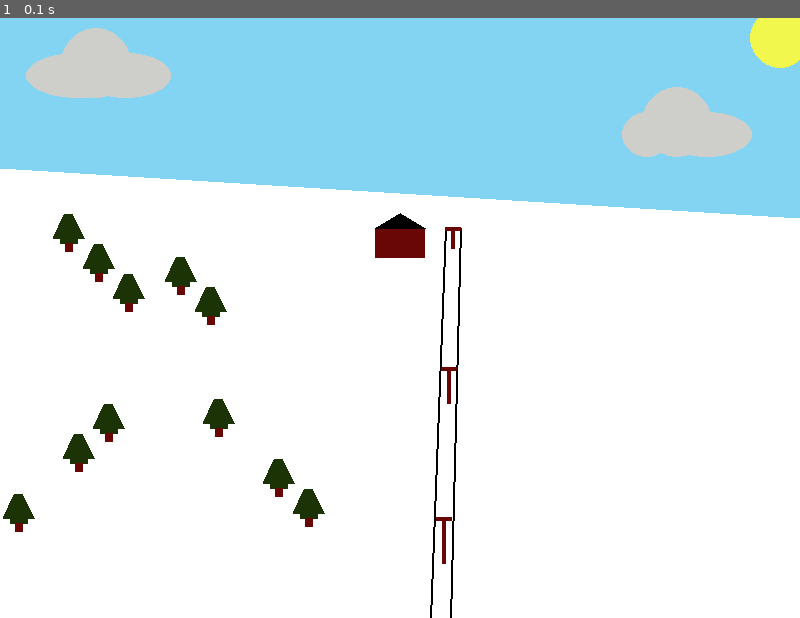
Above: before the commit, frame 1.
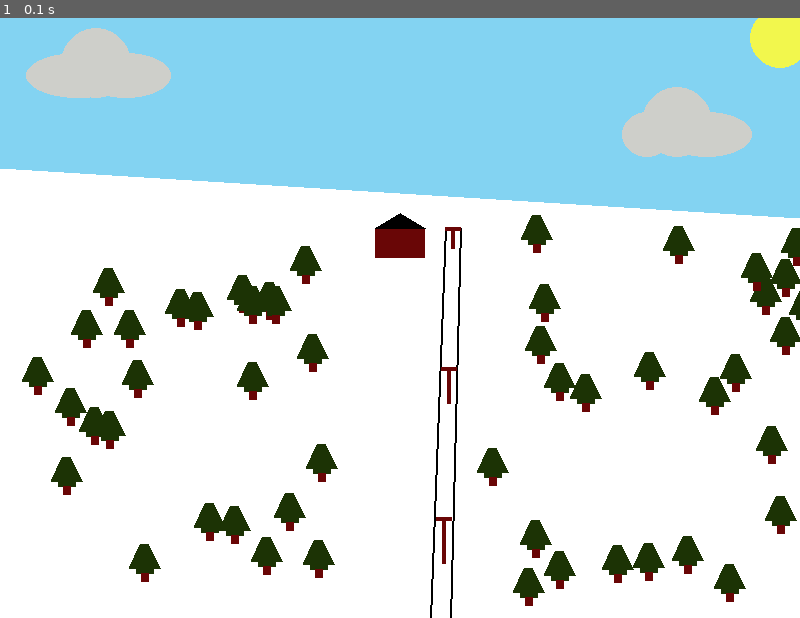
Above: after the commit, the same moment.

Repository: MCBoarder289/PythonArcadeGames
Game: pygame game, started from Labs/Chapter 5 - Lab.py
Two runs of this game, one before a commit and one after it. Both use one fixed random seed, a clock stepped at 60 frames per second and the inputs below.
Inputs:
- Up to frame 1 (0.1 s): no input

The runs differ from the first frame. In frame 1, 7.7% of the frame differs, in the area x 0-100%, y 32-98%.

Commit message:
Chapter 5 work - using dictionaries now to store properties (helps with random placement of clouds/trees etc.

Diff:
--- a/Labs/Chapter 5 - Lab.py
+++ b/Labs/Chapter 5 - Lab.py
@@ -43,6 +43,27 @@
                                                random.randrange(100, cloud_widthlim),
                                                random.randrange(50, cloud_heightlim))
 
+
+# For Random Trees, setting up random initial coordinates
+
+# Trees on the left first....
+
+trees_y_upperlim = 200
+trees_y_lowerlim = 600
+trees_left_xlim = 320
+trees_right_xlim = 480
+
+left_trees = {}
+right_trees = {}
+
+for i in range(25):
+    left_trees["tree{0}".format(i)] = (random.randrange(-5, trees_left_xlim),  # Random x coordinate
+                                       random.randrange(trees_y_upperlim, trees_y_lowerlim))  # Random y coordinate
+
+    right_trees["tree{0}".format(i)] = (random.randrange(trees_right_xlim, 805),
+                                        random.randrange(trees_y_upperlim, trees_y_lowerlim))
+
+
 ''' # Taking out bad practice of numbered variables
 
 cloud1x = random.randrange(10, cloud_xlim)
@@ -150,6 +171,32 @@
     #                                    (213, 295), (213, 298)], 0)
     # pygame.draw.line(screen, LODGE_BASE, (207.5, 298), (207.5, 303), 5)
 
+    mult = 0.8
+    for k, v in left_trees.items():
+        pygame.draw.polygon(screen, GREEN,
+                            [(v[0], v[1]), (v[0], v[1] - (6 * mult)),
+                             (v[0] - (8 * mult), v[1] - (6 * mult)),
+                             (v[0] + (6 * mult), v[1] - (36 * mult)),
+                             (v[0] + (16 * mult), v[1] - (36 * mult)),
+                             (v[0] + (30 * mult), v[1] - (6 * mult)),
+                             (v[0] + (22 * mult), v[1] - (6 * mult)),
+                             (v[0] + (22 * mult), v[1])], 0)
+        pygame.draw.line(screen, LODGE_BASE, (((v[0] + v[0] + (22 * mult)) / 2), v[1]),
+                         (((v[0] + v[0] + (22 * mult)) / 2), v[1] + (10 * mult)), int(10 * mult))
+
+    for k, v in right_trees.items():
+        pygame.draw.polygon(screen, GREEN,
+                            [(v[0], v[1]), (v[0], v[1] - (6 * mult)),
+                             (v[0] - (8 * mult), v[1] - (6 * mult)),
+                             (v[0] + (6 * mult), v[1] - (36 * mult)),
+                             (v[0] + (16 * mult), v[1] - (36 * mult)),
+                             (v[0] + (30 * mult), v[1] - (6 * mult)),
+                             (v[0] + (22 * mult), v[1] - (6 * mult)),
+                             (v[0] + (22 * mult), v[1])], 0)
+        pygame.draw.line(screen, LODGE_BASE, (((v[0] + v[0] + (22 * mult)) / 2), v[1]),
+                         (((v[0] + v[0] + (22 * mult)) / 2), v[1] + (10 * mult)), int(10 * mult))
+
+    ''' # Latest Attempt to draw trees, trying to use dictionaries now
     x_offset = 0
     y_offset = 0
     initial_x = 202
@@ -236,11 +283,8 @@
         y_offset -= 30
         initial_x = initial_x + x_offset
         initial_y = initial_y + y_offset
-
-
-
-
-    ''' Multiplication attempt
+    '''
+    ''' # Multiplication attempt of drawing trees -----------------
     pygame.draw.polygon(screen, GREEN,
                         [(initial_x, initial_y), (initial_x, initial_y - 6), (initial_x - 8, initial_y - 6),
                          (initial_x + 6, initial_y - 36), (initial_x + 16, initial_y - 36),
@@ -250,7 +294,7 @@
                      (((initial_x + initial_x + 22) / 2), initial_y + 10), 10)
 
     '''
-    ''' Original Pattern
+    ''' # Original Pattern of drawing trees -----------------
     pygame.draw.polygon(screen, GREEN, [(initial_x, initial_y), (initial_x, initial_y-3), (initial_x - 4, initial_y-3),
                                         (initial_x+3, initial_y-18), (initial_x+8,  initial_y-18),
                                         (initial_x+15, initial_y-3), (initial_x+11, initial_y-3),
--- a/Labs/Chapter 5 Lab - Scratchwork.py
+++ b/Labs/Chapter 5 Lab - Scratchwork.py
@@ -29,13 +29,13 @@
 cloud_widthlim = 180
 
 cloud_coordinates = {}  # Create a dictionary of cloud coordinates
-for i in range(1, 3, 1):
+for i in range(1, 5, 1):
     cloud_coordinates["cloud{0}".format(i)] = [(random.randrange(10, cloud_xlim), random.randrange(10, cloud_ylim)),
                                                (random.randrange(10, cloud_xlim), random.randrange(10, cloud_ylim)), 5]
 
-cloud_coordinates  # Returns every element in the dictionary
-cloud_coordinates['cloud1']  # Returns the Cloud 1 data
-cloud_coordinates['cloud1'][0]  # Returns the first element Cloud 1's data
+# cloud_coordinates  # Returns every element in the dictionary
+# cloud_coordinates['cloud1']  # Returns the Cloud 1 data
+# cloud_coordinates['cloud1'][0]  # Returns the first element Cloud 1's data
 
 # {'cloud1': [(337, 63), (48, 74), 5], 'cloud2': [(365, 85), (264, 40), 5]}
 # 337, 74, 5 // 365, 40 , 5
@@ -45,9 +45,18 @@
     print(a)
     print(b[1][1])
 
+counter = 0
+for a, b in cloud_coordinates.items():
+    while counter < 2:
+        print(a)
+        counter += 1
+
+
+"""
 for x, y in cloud_coordinates.items():
     print(y[1])  # Can take an index from a tuple
     # https://stackoverflow.com/questions/3136059/getting-one-value-from-a-python-tuple
 print(cloud_coordinates['cloud1'])
 print(cloud_coordinates['cloud2'])
 # print(cloud_coordinates[cloud1])
+"""
